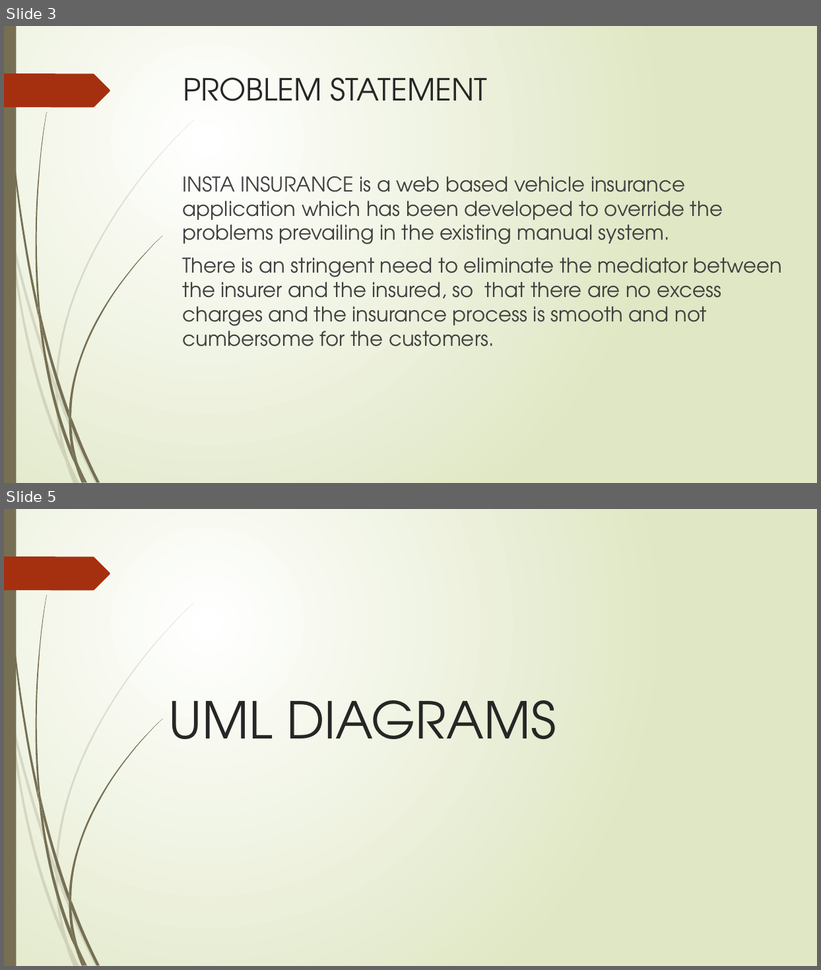
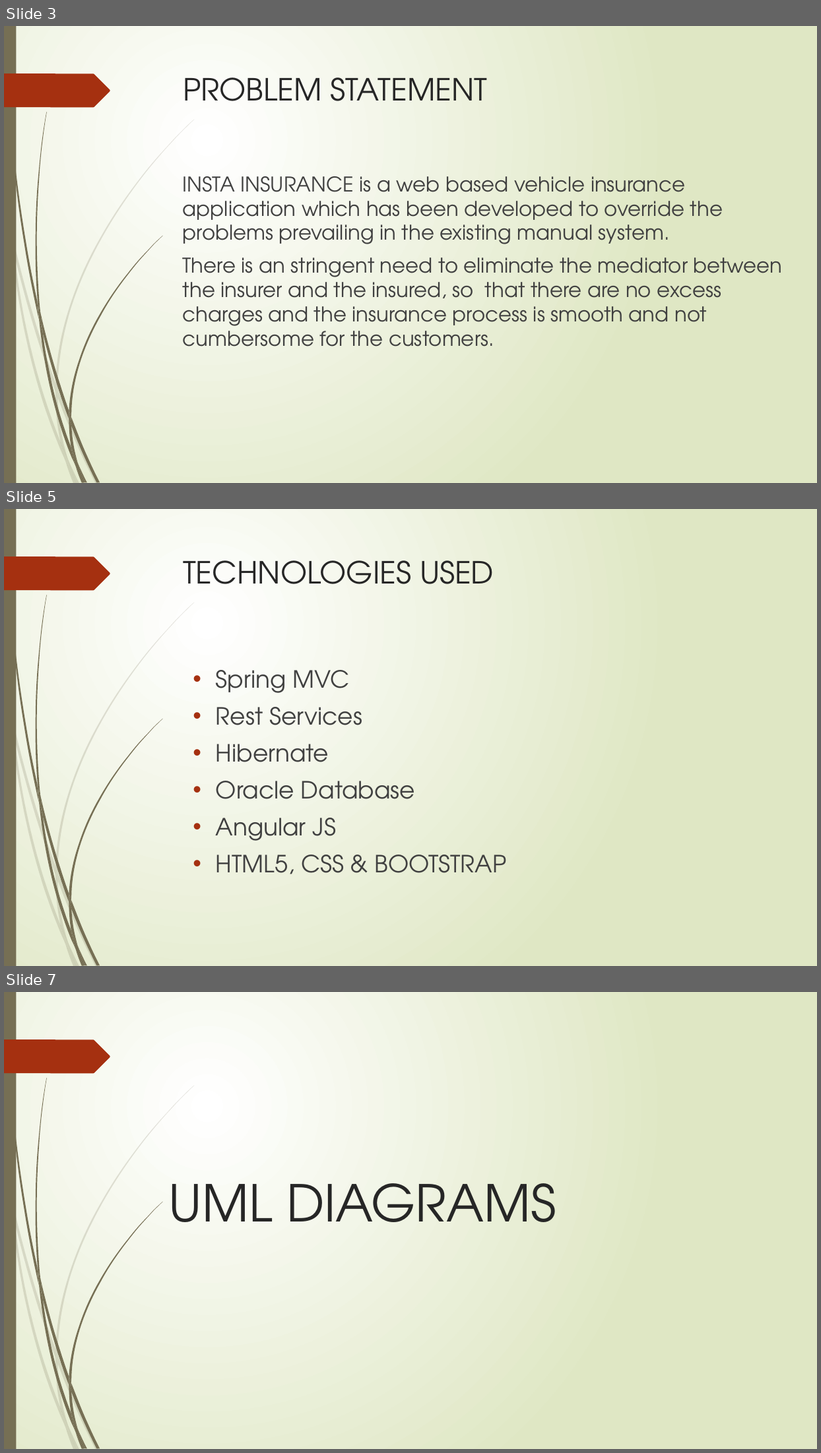
Before and after one commit to Piyushahuja22/user, a slide deck: INSURANCEPPT.pptx. Shown one above the other, each under a label of ours: slides 3 and 5 before the commit, slides 3, 5 and 7 after it; the slides between them are not shown. The pictures are 821x970 and 821x1453 pixels, drawn with LibreOffice and Linux fonts; fonts in the diff are those of the drawing. Boxes give left, top, right and bottom in pixels: in the first picture for what was removed or moved away, otherwise in the second. Text is boxed around its words. In the diff, an @@ line names an element or a change of style, - is before the commit and + after.

```diff
--- a/INSURANCEPPT.pptx
+++ b/INSURANCEPPT.pptx
@@ slide 5 added at (4,509,817,966), background gradient #FFFFFF to #DFE8C4; not listed: 24 template elements that a slide beside it also shows @@
@@ title added at (183,560,494,584), 36 pt, text #262626 @@
+TECHNOLOGIES USED
@@ text added at (216,670,507,875), 28 pt, text #404040 @@
+• Spring MVC
+• Rest Services
+• Hibernate
+• Oracle Database
+• Angular JS
+• HTML5, CSS & BOOTSTRAP
@@ what was slide 5 is now slide 7 @@
```
Also in this commit, not shown: 1 slide changed, 1 other slide added.
